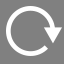
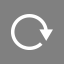
Revision of a layered 64×64 image; what changed, layer by layer:
painted on "Shape 1" over <box>6,6,62,56</box>
